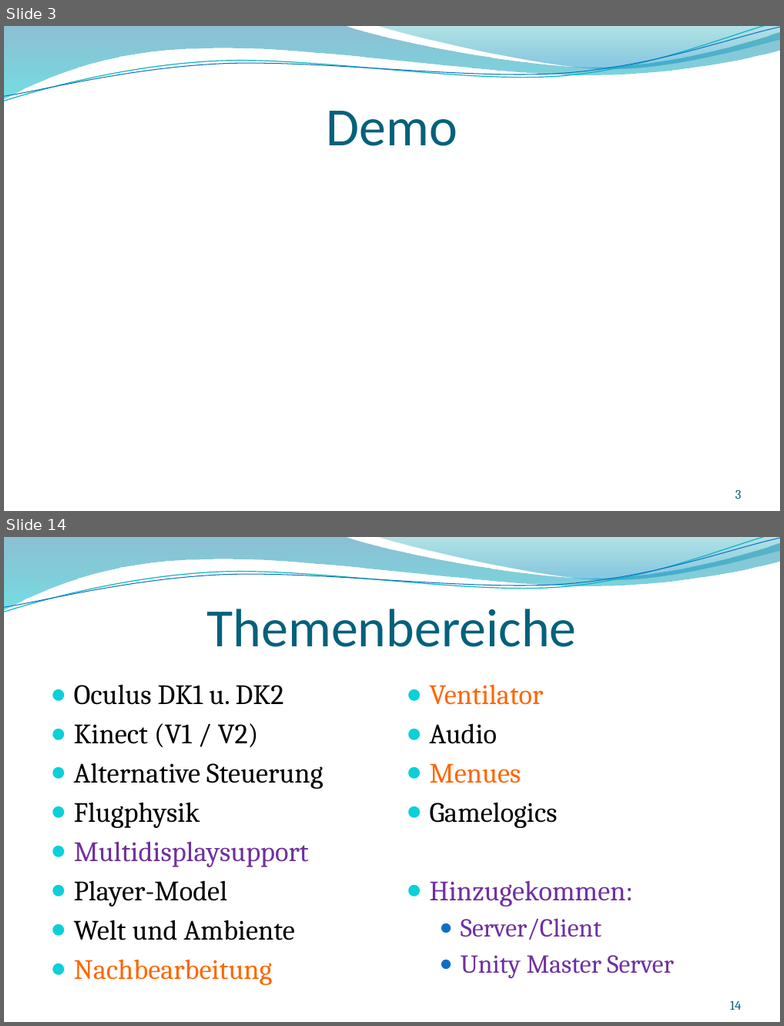
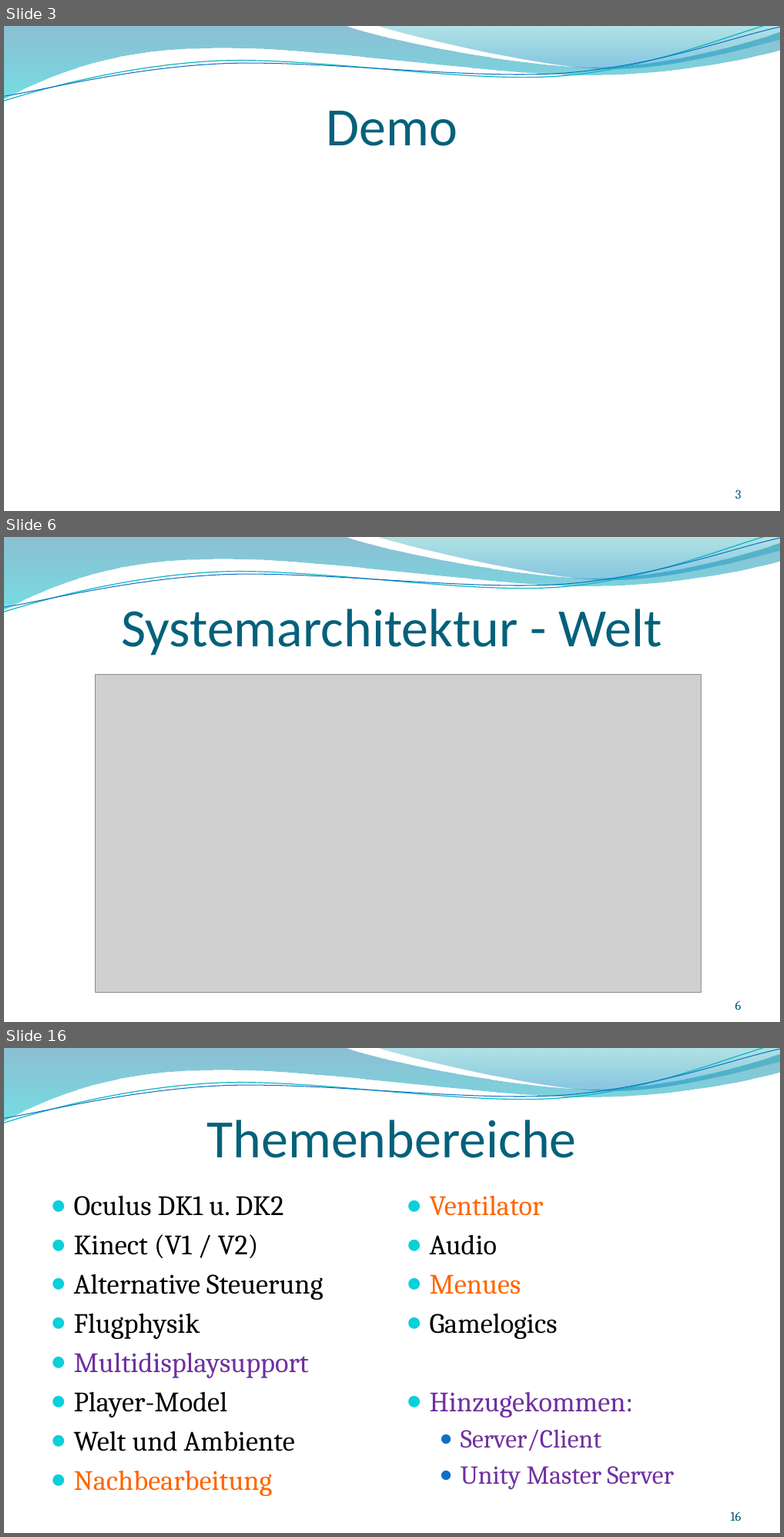
Before and after one commit to andreasdietze/Rift-Wingsuit, a slide deck: Präsentationen/Finale Präsentation/Finale-Präsentation-Rift-Wingsuit.pptx. Shown one above the other, each under a label of ours: slides 3 and 14 before the commit, slides 3, 6 and 16 after it; the slides between them are not shown. The pictures are 784x1026 and 784x1537 pixels, drawn with LibreOffice and Linux fonts; fonts in the diff are those of the drawing; grey boxes stand for pictures; background and template pictures are left out. Boxes give left, top, right and bottom in pixels: in the first picture for what was removed or moved away, otherwise in the second. Text is boxed around its words. In the diff, an @@ line names an element or a change of style, - is before the commit and + after.

```diff
--- a/Präsentationen/Finale Präsentation/Finale-Präsentation-Rift-Wingsuit.pptx
+++ b/Präsentationen/Finale Präsentation/Finale-Präsentation-Rift-Wingsuit.pptx
@@ slide 6 added at (4, 537, 780, 1022), background picture (left out); not listed: 4 template elements that a slide beside it also shows @@
@@ title added at (121, 609, 662, 656), 50 pt, text #04617B @@
+Systemarchitektur - Welt
@@ picture added at (96, 675, 702, 993) @@
@@ page number added at (736, 1001, 742, 1010), 12 pt, text #045D75 @@
+6
@@ what was slide 14 is now slide 16 @@
@@ page number at (731, 1512, 742, 1521): text changed @@
-14
+16
```
Also in this commit, not shown: 11 slides changed, 1 other slide added.
